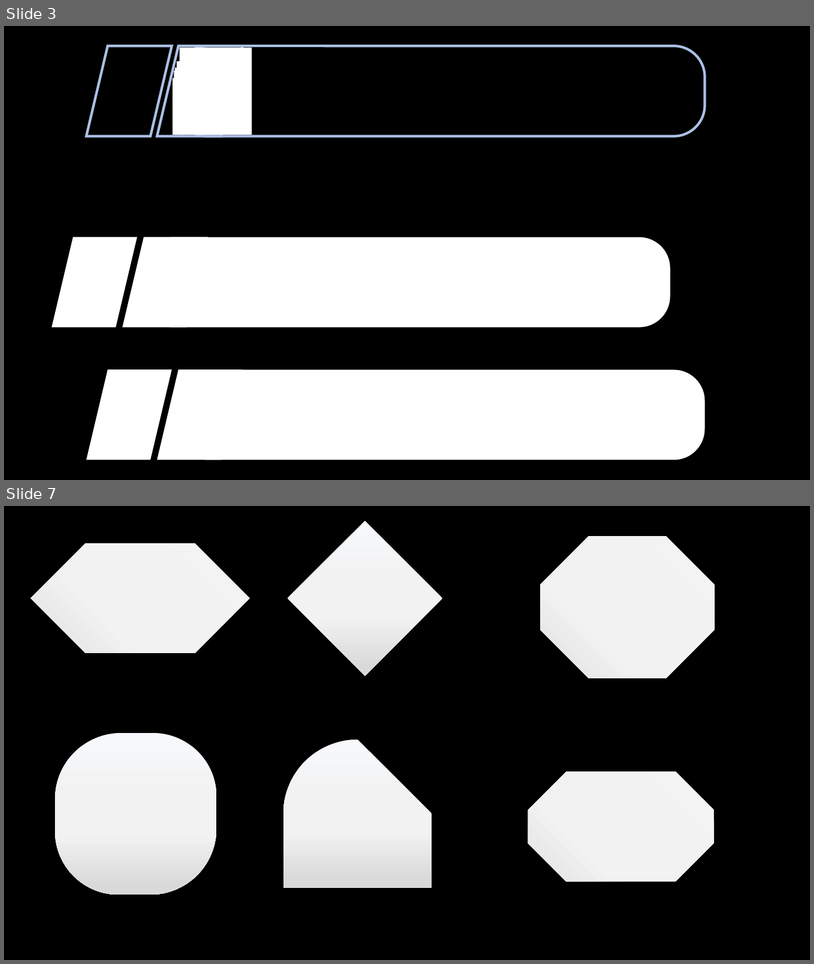
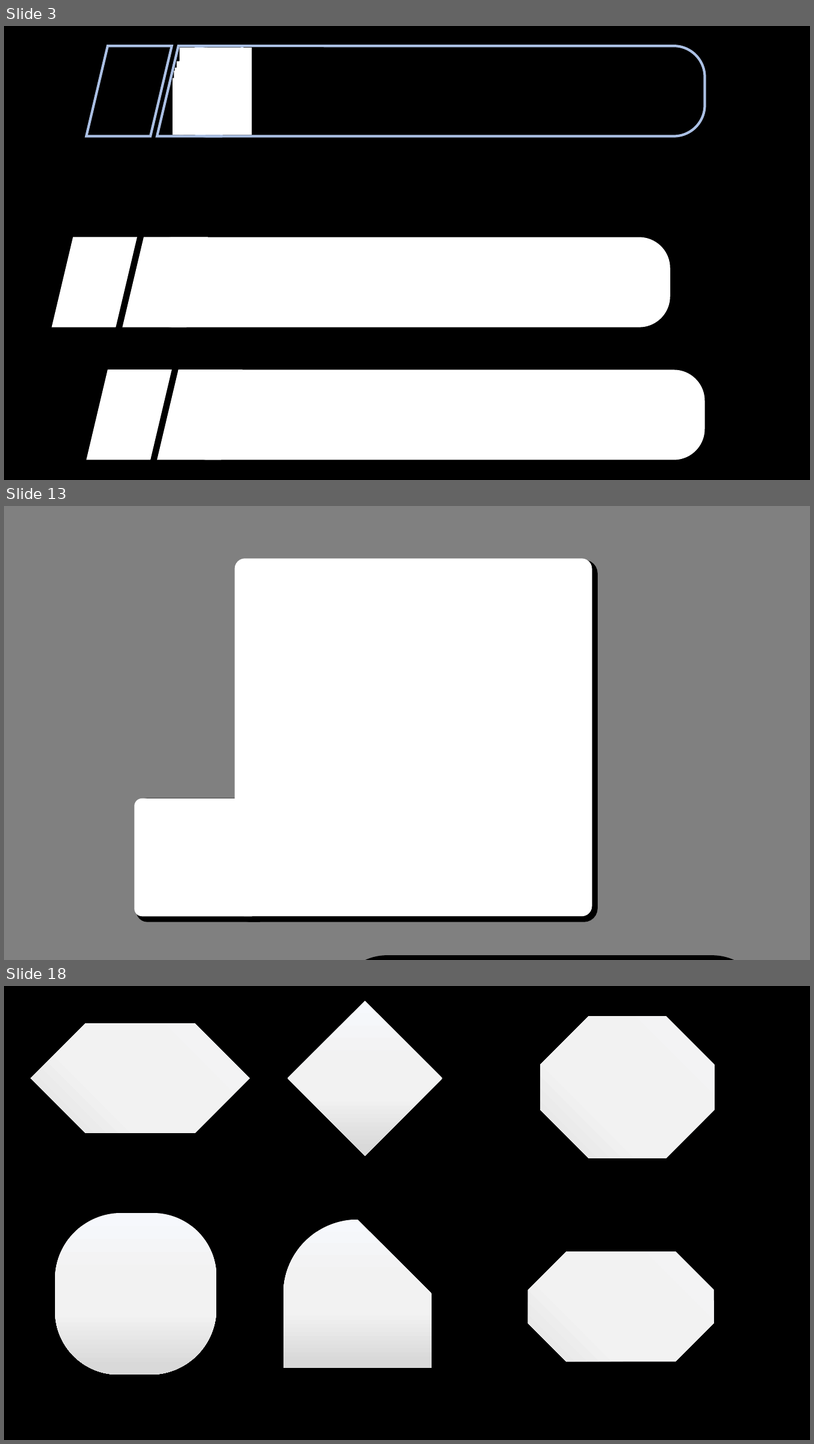
Before and after one commit to YuukiReiya/RhythmGame, a slide deck: resource.pptx. Shown one above the other, each under a label of ours: slides 3 and 7 before the commit, slides 3, 13 and 18 after it; the slides between them are not shown. The pictures are 814x964 and 814x1444 pixels, drawn with LibreOffice and Linux fonts; fonts in the diff are those of the drawing. Boxes give left, top, right and bottom in pixels: in the first picture for what was removed or moved away, otherwise in the second. Text is boxed around its words. In the diff, an @@ line names an element or a change of style, - is before the commit and + after.

```diff
--- a/resource.pptx
+++ b/resource.pptx
@@ slide 13 added at bbox=[4, 506, 810, 960], background #808080 @@
@@ rounded rectangle added at bbox=[235, 559, 593, 916], fill #FFFFFF @@
@@ rounded rectangle added at bbox=[239, 563, 594, 918], outline #000000 8 pt @@
@@ round same rect added at bbox=[135, 798, 252, 916], fill #FFFFFF @@
@@ round same rect added at bbox=[140, 801, 256, 918], outline #000000 8 pt @@
@@ rounded rectangle added at bbox=[338, 958, 762, 960], outline #000000 8 pt @@
@@ what was slide 7 is now slide 18 @@
```
Also in this commit, not shown: 4 slides changed, 10 other slides added.
